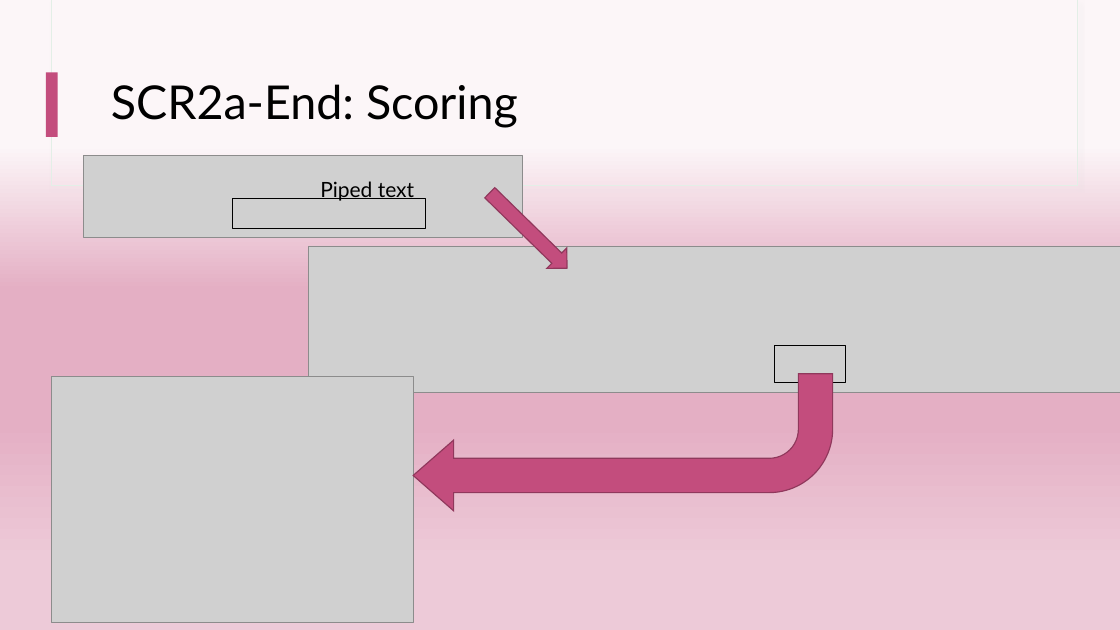
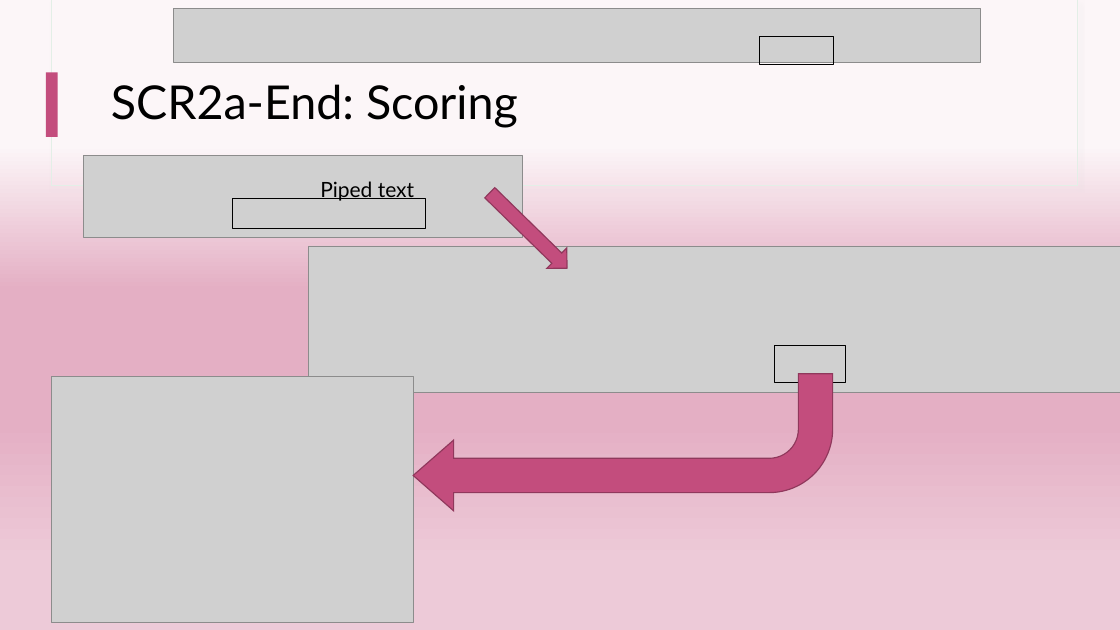
Before and after one commit to kayaulai/qualtrics-experiment-tutorial, a slide deck: slide 17 of slides.pptx. Drawn at 1120x630 pixels with LibreOffice and Linux fonts; fonts in the diff are those of the drawing; grey boxes stand for pictures. Boxes give left, top, right and bottom in pixels: in the first picture for what was removed or moved away, otherwise in the second. Text is boxed around its words. In the diff, an @@ line names an element or a change of style, - is before the commit and + after.

```diff
--- a/slides.pptx
+++ b/slides.pptx
@@ picture added at <box>174,8,981,63</box> @@
@@ rectangle added at <box>760,37,833,65</box>, outline #000000 0.75 pt @@
```
Also in this commit, not shown: 2 other slides changed, 1 slide added, 1 slide removed.
